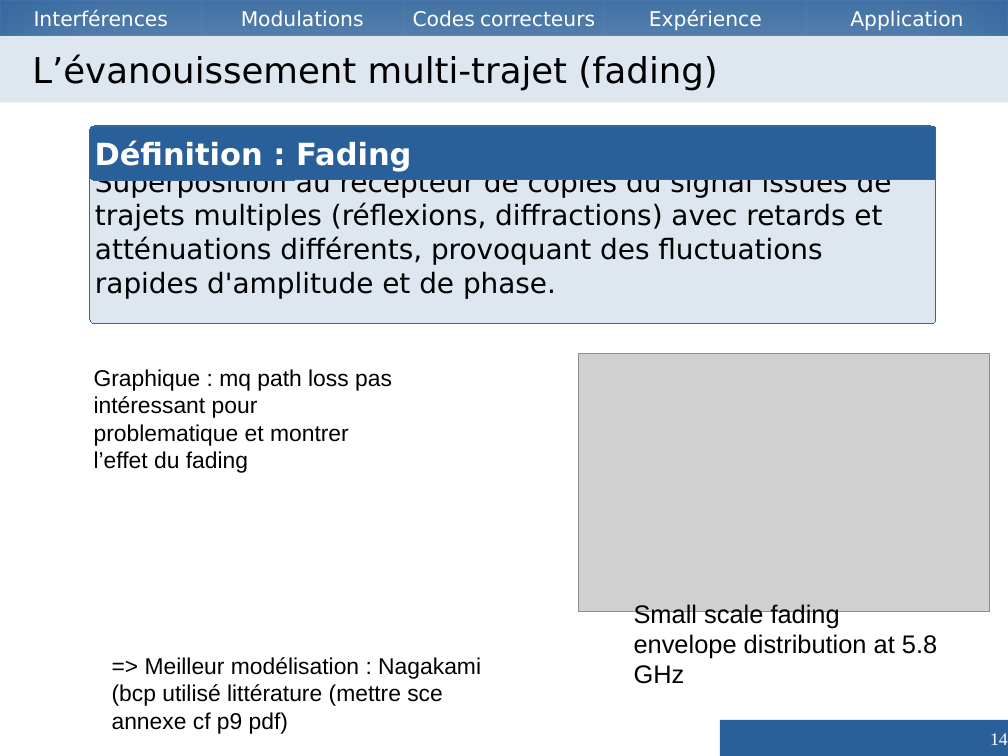
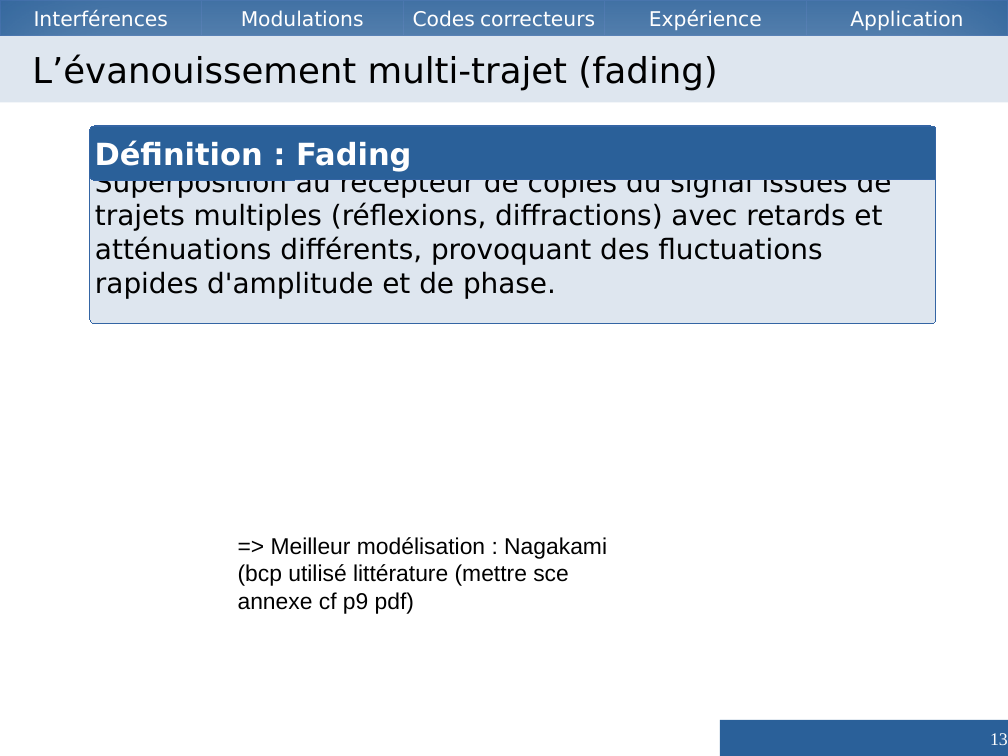
Before and after one commit to Vzrod/tipe, a slide deck: slide 13 of TIPE.odp (slide 14 before the commit). Drawn at 1008x756 pixels with LibreOffice and Linux fonts; fonts in the diff are those of the drawing; grey boxes stand for pictures. Boxes give left, top, right and bottom in pixels: in the first picture for what was removed or moved away, otherwise in the second. Text is boxed around its words. In the diff, an @@ line names an element or a change of style, - is before the commit and + after.

```diff
--- a/TIPE.odp
+++ b/TIPE.odp
@@ picture removed at (579,354,991,612) @@
@@ text removed at (94,369,392,473) @@
-Graphique : mq path loss pas intéressant pour problematique et montrer l’effet du fading
@@ text "=> Meilleur modélisation : Nagakami ...": place and size @@
-text "=> Meilleur modélisation : Nagakami ..." at (112,657,481,734)
+text "=> Meilleur modélisation : Nagakami ..." at (238,537,607,614)
@@ text removed at (634,604,937,684) @@
-Small scale fading envelope distribution at 5.8 GHz
@@ page number at (990,733,1008,745): text changed @@
-14
+13
```
Also in this commit, not shown: 11 other slides changed, 7 slides added, 14 slides removed, 1 other file.
